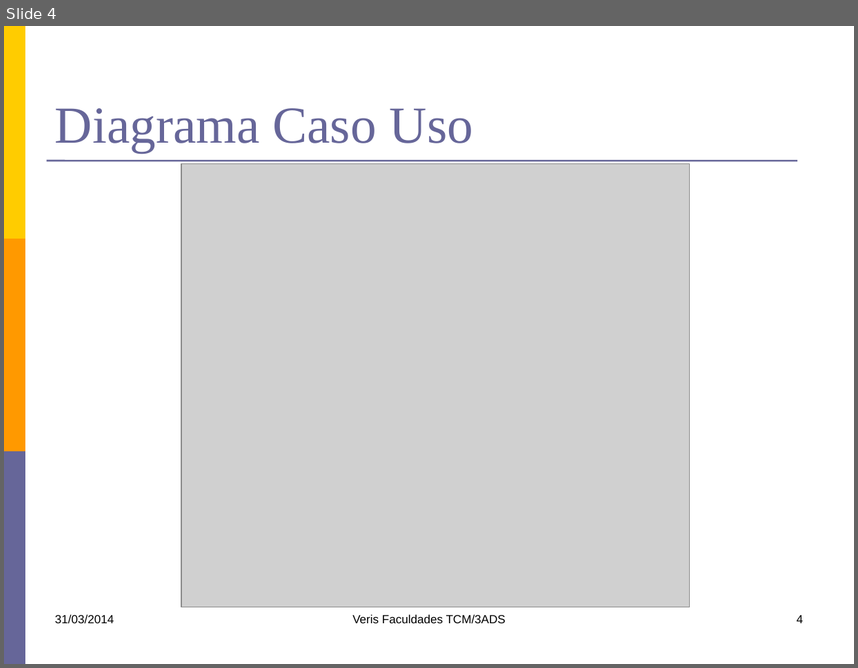
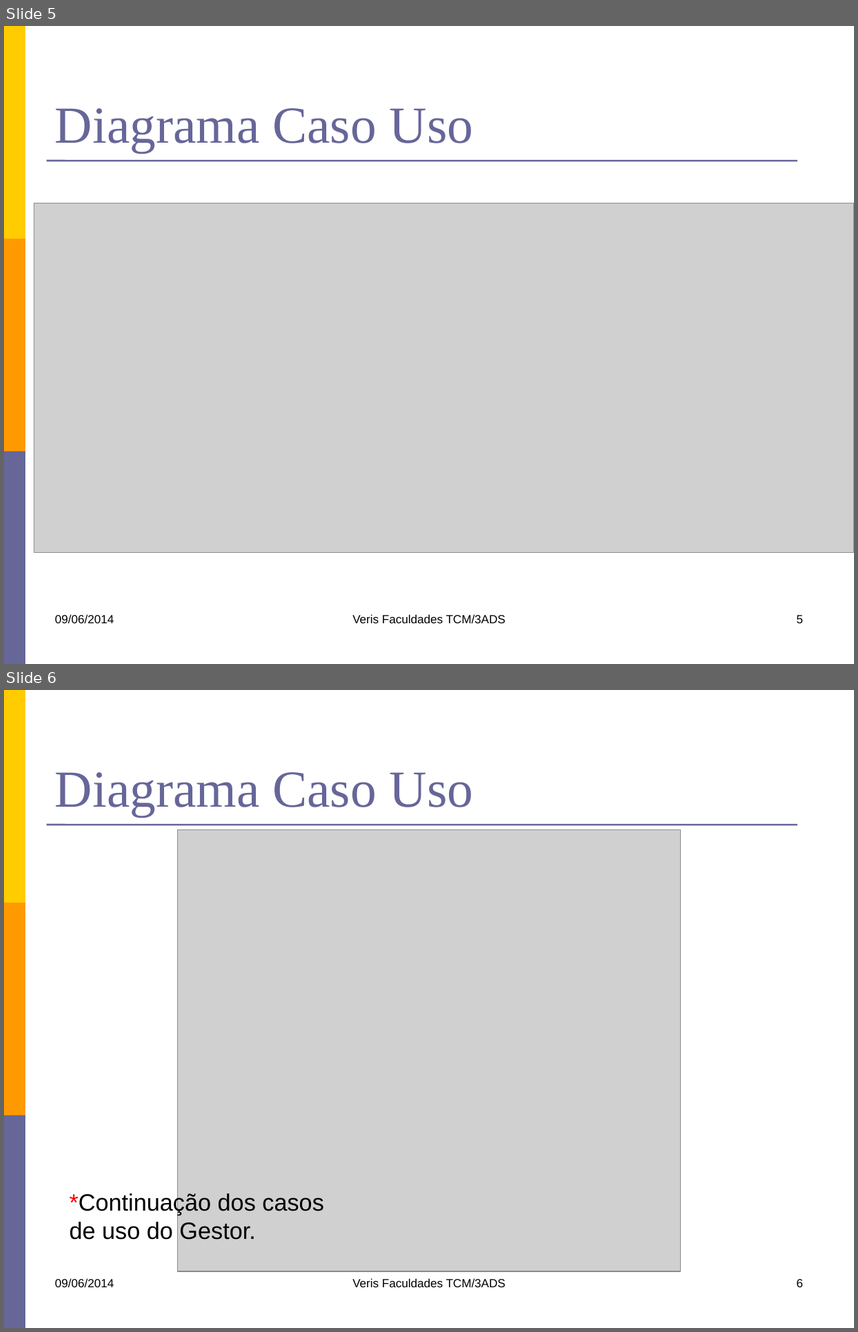
Before and after one commit to kokmz/TCCHUE, a slide deck: documentacao/G4_Apresentacao1sem2014.pptx. Shown one above the other, each under a label of ours: slide 4 before the commit, slides 5 and 6 after it. The pictures are 858x668 and 858x1332 pixels, drawn with LibreOffice and Linux fonts; fonts in the diff are those of the drawing; grey boxes stand for pictures. Boxes give left, top, right and bottom in pixels: in the first picture for what was removed or moved away, otherwise in the second. Text is boxed around its words. In the diff, an @@ line names an element or a change of style, - is before the commit and + after.

Commit message:
Atualização do slide de apresentação, atendendo o Roteiro de apresentação Final proposto.
IMPORTANTE >>> Alguns diagramas de classe foram modificados(apenas no visual) para dar uma melhor visibilidade nos slides. Resolvemos quebrar os diagramas de classe e de comunicação em partes para dar um melhor entendimento e facilitar a leitura na hora da apresentação.

```diff
--- a/documentacao/G4_Apresentacao1sem2014.pptx
+++ b/documentacao/G4_Apresentacao1sem2014.pptx
@@ slide 6 added at bbox=[4, 690, 854, 1328], background #FFFFFF; not listed: 4 template elements that a slide beside it also shows @@
@@ title added at bbox=[55, 772, 473, 817], 44 pt, text #666699 @@
+Diagrama Caso Uso
@@ picture added at bbox=[177, 829, 681, 1270] @@
@@ text added at bbox=[70, 1192, 323, 1239], 20 pt, text #000000 @@
+*Continuação dos casos de uso do Gestor.
@@ text added at bbox=[55, 1278, 114, 1288], 10 pt, text #000000 @@
+09/06/2014
@@ text added at bbox=[352, 1278, 506, 1287], 10 pt, text #000000 @@
+Veris Faculdades TCM/3ADS
@@ page number added at bbox=[797, 1279, 804, 1287], 10 pt, text #000000 @@
+6
@@ what was slide 4 is now slide 5 @@
@@ slide 5 changed as well @@
@@ picture: place and size @@
-picture at bbox=[181, 164, 690, 608]
+picture at bbox=[34, 203, 854, 552]
@@ text at bbox=[55, 614, 114, 624]: text changed @@
-31/03/2014
+09/06/2014
@@ page number at bbox=[797, 615, 804, 623]: text changed @@
-4
+5
```
Also in this commit, not shown: 7 other slides changed, 23 other slides added.
